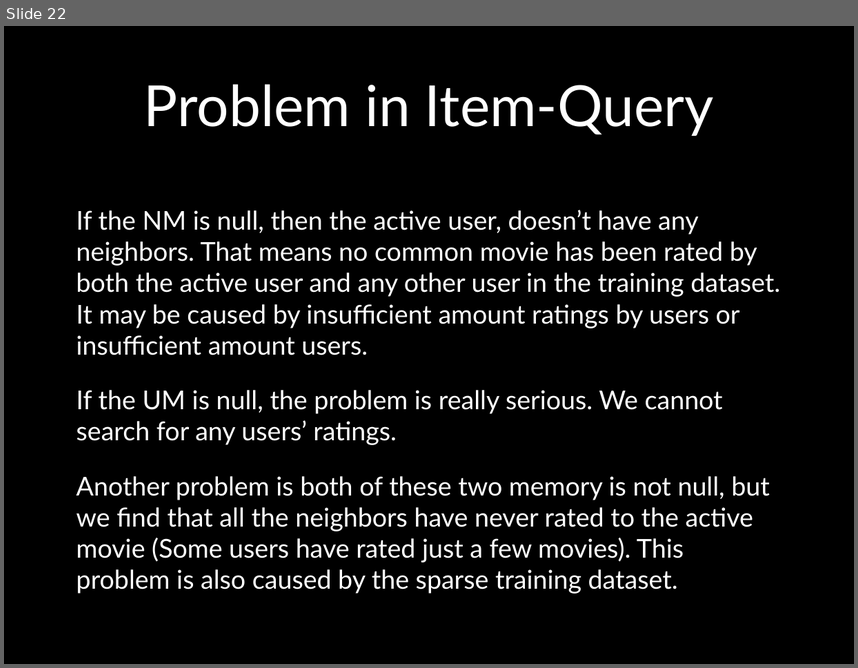
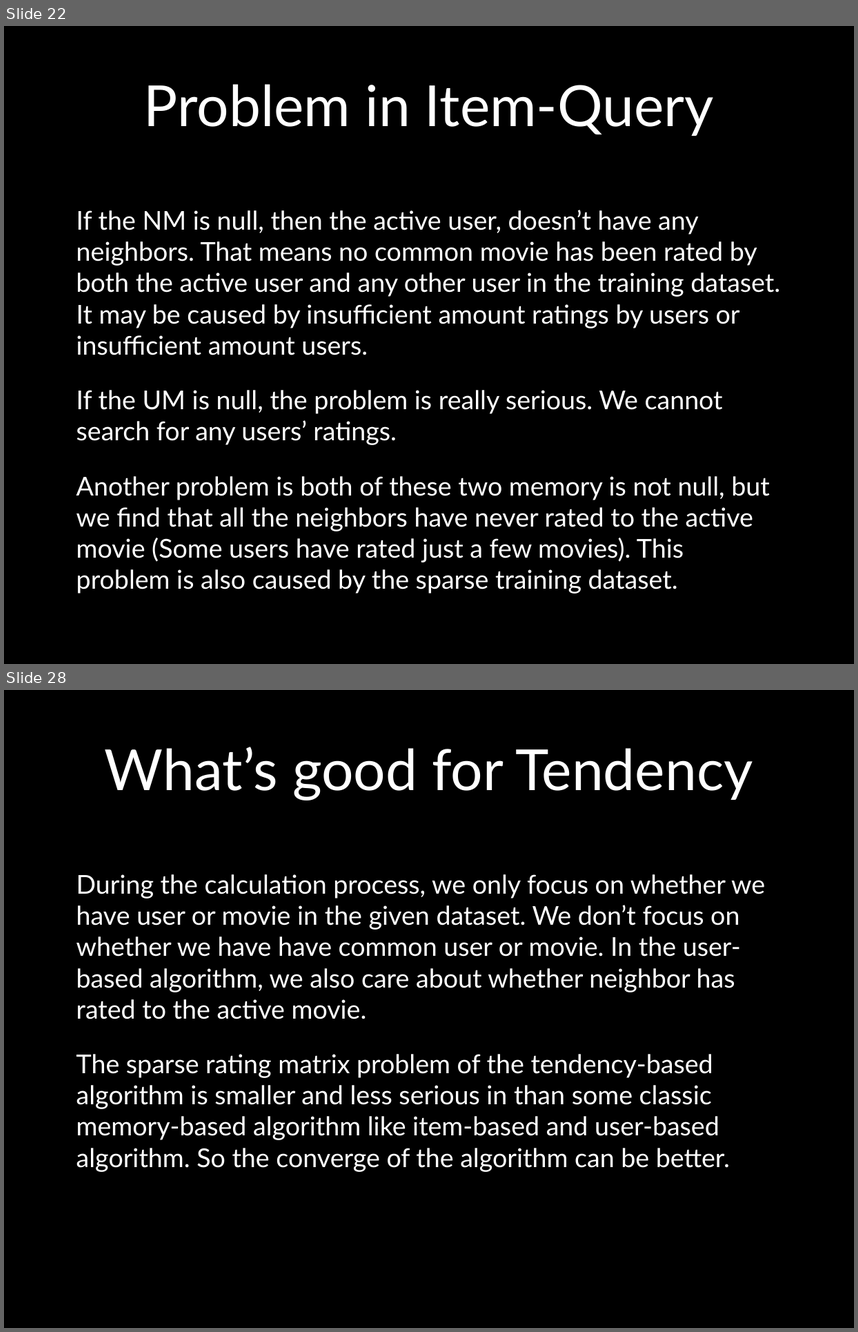
Before and after one commit to UCSBGauchos/MAE-data, a slide deck: Final Presentation.pptx. Shown one above the other, each under a label of ours: slide 22 before the commit, slides 22 and 28 after it; the slides between them are not shown. The pictures are 858x668 and 858x1332 pixels, drawn with LibreOffice and Linux fonts; fonts in the diff are those of the drawing; background and template pictures are left out. Boxes give left, top, right and bottom in pixels: in the first picture for what was removed or moved away, otherwise in the second. Text is boxed around its words. In the diff, an @@ line names an element or a change of style, - is before the commit and + after.

```diff
--- a/Final Presentation.pptx
+++ b/Final Presentation.pptx
@@ slide 28 added at box(4, 690, 854, 1328), background picture (left out) @@
@@ title added at box(105, 747, 753, 800), 48 pt, text #FFFFFF @@
+What’s good for Tendency
@@ text added at box(76, 874, 765, 1172), 22 pt, text #FFFFFF @@
+During the calculation process, we only focus on whether we have user or movie in the given dataset. We don’t focus on whether we have have common user or movie. In the user-based algorithm, we also care about whether neighbor has rated to the active movie.
+The sparse rating matrix problem of the tendency-based algorithm is smaller and less serious in than some classic memory-based algorithm like item-based and user-based algorithm. So the converge of the algorithm can be better.
```
Also in this commit, not shown: 2 slides changed, 8 other slides added.
